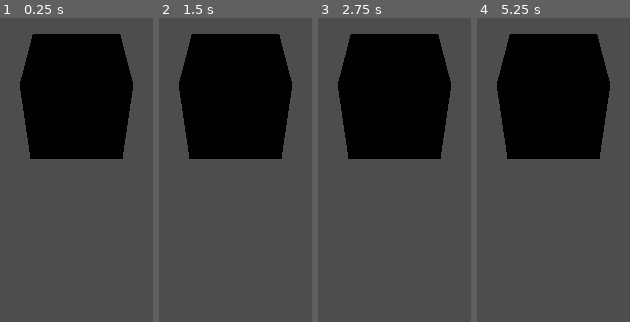
Above: before the commit, frames 1-4 (left to right).
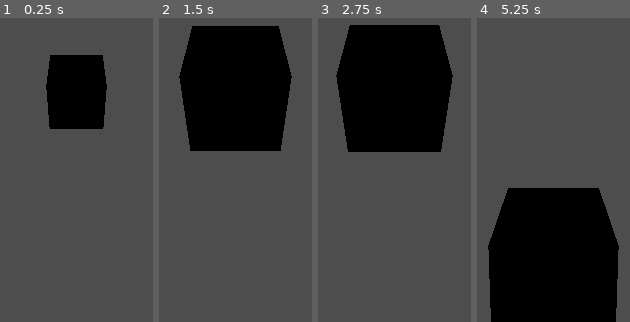
Above: after the commit, the same moments.

Repository: AYT04/SmallWorld4
Game: Godot game, scene res://scenes/loby.tscn
Two runs of this game, one before a commit and one after it. Both use one fixed random seed, a clock stepped at 60 frames per second and the inputs below.
Inputs:
- Up to frame 1 (0.25 s): no input
- Up to frame 2 (1.5 s): no input
- Up to frame 3 (2.75 s): tap Enter at 2 s
- Up to frame 4 (5.25 s): tap Space at 2.75, 4.25 s; tap Enter at 3.5 s

The runs differ from the first frame. In frame 1, 18% of the frame differs, in the area x 13-87%, y 5-47%; in frame 2, 4.0%; in frame 3, 4.0%; in frame 4, 62%, in the area x 7-93%, y 5-100%.

Commit message:
Interpolated Camera

Diff:
--- /dev/null
+++ b/player/InterpolatedCamera.gd
@@ -0,0 +1,20 @@
+extends Camera3D
+
+@export var lerp_speed = 3.0
+@export var target_path : NodePath
+@export var offset = Vector3.ZERO
+
+var target = null
+
+func _ready():
+	if target_path:
+		target = get_node(target_path)
+
+func _physics_process(delta):
+	if !target:
+		return
+
+	var target_xform = target.global_transform.translated_local(offset)
+	global_transform = global_transform.interpolate_with(target_xform, lerp_speed * delta)
+
+	look_at(target.global_transform.origin, target.transform.basis.y)
--- a/scenes/loby.tscn
+++ b/scenes/loby.tscn
@@ -1,8 +1,17 @@
-[gd_scene load_steps=2 format=3 uid="uid://wx487o7lswpj"]
+[gd_scene load_steps=3 format=3 uid="uid://wx487o7lswpj"]
 
+[ext_resource type="Script" path="res://player/InterpolatedCamera.gd" id="1_5ppd4"]
 [ext_resource type="PackedScene" uid="uid://dx023j5lvggb8" path="res://assets/exports/default_character.glb" id="1_icon3"]
 
 [node name="Node3D" type="Node3D"]
+
+[node name="Camera3D" type="Camera3D" parent="."]
+transform = Transform3D(1, 0, 0, 0, 0.786332, 0.617805, 0, -0.617805, 0.786332, 0, 9.43229, 11.898)
+doppler_tracking = 2
+current = true
+script = ExtResource("1_5ppd4")
+lerp_speed = 2.5
+target_path = NodePath("../CharacterBody3D/CameraTarget")
 
 [node name="CharacterBody3D" type="CharacterBody3D" parent="."]
 
@@ -11,9 +20,4 @@
 [node name="default_character" parent="CharacterBody3D/MeshOrigin" instance=ExtResource("1_icon3")]
 
 [node name="CameraTarget" type="Node3D" parent="CharacterBody3D"]
-transform = Transform3D(1, 0, 0, 0, 1, 0, 0, 0, 1, 0, 0.869182, 0.0698385)
-
-[node name="Camera3D" type="Camera3D" parent="CharacterBody3D/CameraTarget"]
-transform = Transform3D(1, 0, 0, 0, 0.786332, 0.617805, 0, -0.617805, 0.786332, 0, 3.12984, 5.11048)
-doppler_tracking = 2
-current = true
+transform = Transform3D(1, 0, 0, 0, 1, 0, 0, 0, 1, 0, 3.88945, 5.12237)
